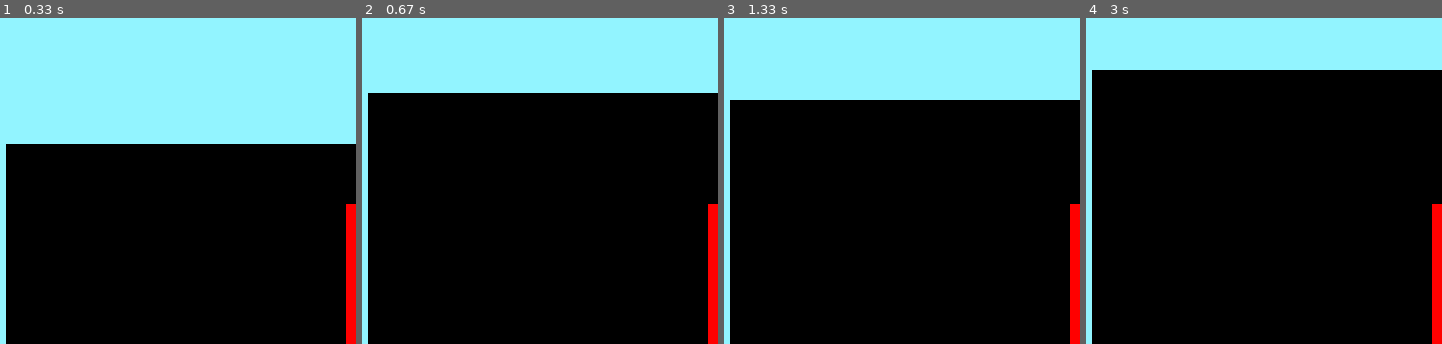
Above: before the commit, frames 1-4 (left to right).
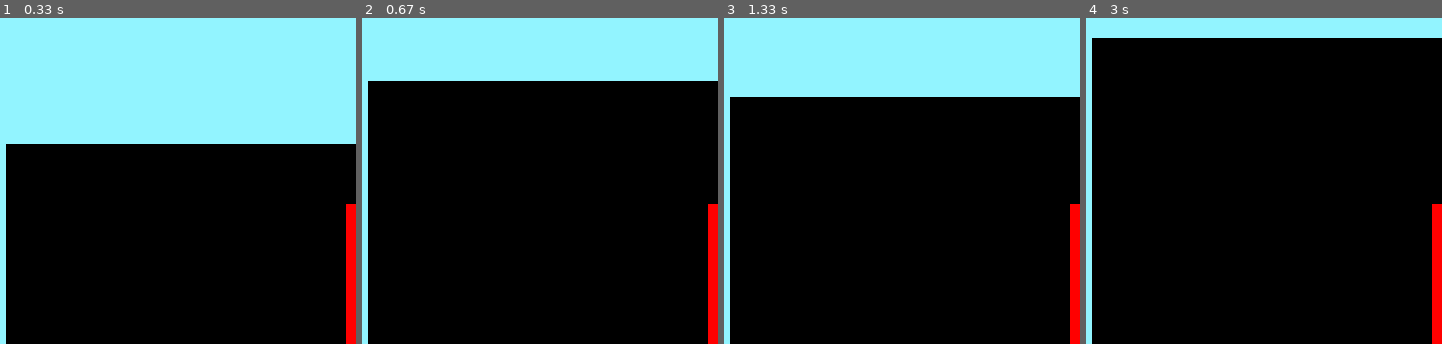
Above: after the commit, the same moments.

Repository: Spacha/Pygame
Game: pygame game, started from Friction/original.py
The game is run twice, just before and just after one commit, with the same random seed, the same clock (stepped at 60 frames per second) and the same inputs.
Inputs:
- Up to frame 1 (0.33 s): no input
- Up to frame 2 (0.67 s): hold Up from 0.33 s (still down)
- Up to frame 3 (1.33 s): release Up at 0.8 s; hold Down 0.83-1.13 s; hold Up from 1.17 s (still down)
- Up to frame 4 (3 s): release Up at 1.53 s; hold Down 1.57-1.93 s; hold Up 1.97-2.27 s; hold Down 2.3-2.6 s; hold Up from 2.63 s (still down)

Frame 1 is identical in both runs. In frame 2, 3.6% of the frame differs, in the area x 1-100%, y 19-24%; in frame 3, 0.9%; in frame 4, 9.7%, in the area x 1-100%, y 6-16%.

Commit message:
Worms demo basics

Diff:
--- a/Friction/original.py
+++ b/Friction/original.py
@@ -2,6 +2,11 @@
 from random import randint
 import pygame
 from pygame.locals import *
+
+import matplotlib
+import matplotlib.pyplot as plt
+import numpy as np
+
 pygame.init()
 
 
@@ -27,11 +32,37 @@
 missile_rect = pygame.Rect(missile_loc[0], missile_loc[1], missile.get_width(), missile.get_height())
 
 drag = 0.0
-def vertical_velocity():
+def vertical_velocity_nonlinear():
     global force, drag
     vel =  force / (drag + 1)
     drag += 0.05
     return vel
+
+def vertical_velocity_linear():
+    global force, drag
+    vel = force + (1-1/4*drag)
+    vel = vel if (vel >= 0) else 0.0
+    drag += 0.05
+    return vel
+
+v1 = np.zeros(100)
+v2 = np.zeros(100)
+t = np.arange(100)
+
+for i in range(100):
+    v1[i] = vertical_velocity_nonlinear()
+
+drag = 0.0
+
+for i in range(100):
+    v2[i] = vertical_velocity_linear()
+
+fig, ax = plt.subplots(2)
+ax[0].plot(t, v1)
+ax[1].plot(t, v2)
+plt.show()
+
+
 
 go = True
 while go:
@@ -46,9 +77,9 @@
     # player_location[1] *= friction
 
     if up == True:
-        player_location[1] -= vertical_velocity()
+        player_location[1] -= vertical_velocity_linear()
     if down == True:
-        player_location[1] += vertical_velocity()
+        player_location[1] += vertical_velocity_linear()
 
     for event in pygame.event.get():
         if event.type == QUIT:
--- /dev/null
+++ b/Worms/main.py
@@ -0,0 +1,392 @@
+from PIL import Image
+import pygame as pg
+from pygame.math import Vector2 as Vector
+import numpy as np
+import time
+import sys
+
+CLR_WHITE     = (255,255,255)
+CLR_BLACK     = ( 0 , 0 , 0 )
+CLR_BLUE      = ( 0 , 0 ,255)
+CLR_SKY_BLUE  = (112,197,255)
+
+"""
+	This class takes care of game mechanics including the physics.
+"""
+class Game():
+	def __init__(self, scr_size, fps):
+		self.scr_size = scr_size
+		self.fps = fps
+		self.gravity = 0.3
+
+		# Init pygame
+		pg.init()
+		self.scr = pg.display.set_mode(self.scr_size)
+		pg.display.set_caption("Worms!")
+		self.clock = pg.time.Clock()
+
+		# Graphics stuff
+		self.background_clr = CLR_SKY_BLUE
+		self.font_main = pg.font.SysFont('segoeui', 26)
+
+		# World settings
+		self.ground = None
+		self.objects = []
+
+		self.delta = self.fps
+
+	def update(self):
+		"""
+			This is called once per frame. Takes care of updating the simple "physics".
+		"""
+		for obj in self.objects:
+			obj.update() # start by calculating the new position
+
+
+			# check ground collisions (you could check other collisions here, too)
+			if not obj.static:
+				# limit horizontal movement
+				if obj.left() <= 0:
+					obj.position.x = obj.width / 2
+				elif obj.right() >= self.scr_size[1]:  # TODO: use world coordinates
+					obj.position.x = self.scr_size[1] - obj.width / 2
+
+				self.check_ground(obj)
+
+	def check_ground(self, obj):
+		"""
+			Checks if given object is on (or below) the ground and keeps it on the surface.
+			Since we are not using real time-based physics but simple "frame-based",
+			the accelerations and such are not 100% correct.
+		"""
+		ground_h = self.ground.height_at(obj.position.x)
+
+		# if the object is on (or below) the surface
+		if obj.bottom() >= (ground_h + self.ground.sink):
+			obj.position.y = ground_h - obj.height + self.ground.sink
+
+			if not obj.on_ground:
+				obj.on_ground = True
+		else:
+			obj.velocity.y += self.gravity # gravity pulls the object down
+
+			# little treshold, objects 1 pixel above ground
+			# are still considered to be on the ground
+			if (ground_h - obj.bottom() > 1):
+				if obj.on_ground:
+					obj.on_ground = False
+
+	def draw(self):
+		# clear the screen
+		self.scr.fill(self.background_clr)
+
+		# draw game objects
+		for obj in self.objects:
+			obj.draw(self.scr)
+
+
+		# draw the top layer (e.g. UI elements)
+		x,y,m = 0,10,10
+		x,y = self.ui_write(" Worms! ", 10, y+m)
+
+		player = self.get_object('Player')
+		if player is not None:
+			x,y = self.ui_write(" On ground: {} ".format("Yes" if player.on_ground else "No"), 10, y+m)
+
+		self.ui_write(" FPS: {} ".format(self.actual_fps()), 10, y+m)
+
+	def get_object(self, label):
+		"""
+			Get an object by label. If not found, None is returned.
+		"""
+		for obj in self.objects:
+			if obj.label == label:
+				return obj
+		return None
+
+
+	def ui_write(self, text_str, x, y):
+		"""
+			A small helper to write UI text on the screen.
+			Returns the x and y coordinates of the bottom right
+			corner if the text to help write multiple rows/columns.
+		"""
+		text = self.font_main.render(text_str, True, CLR_BLACK, CLR_WHITE)
+		text_rect = text.get_rect()
+		text_rect.left = x
+		text_rect.top  = y
+
+		self.scr.blit(text, text_rect)
+
+		return (text_rect.right, text_rect.bottom)
+
+	def tick(self):
+		self.delta = self.clock.tick(self.fps)
+
+	def set_ground(self, ground):
+		"""
+			Sets given object as ground. Only one
+			ground can exist (old one is overwrited).
+		"""
+		self.add_obj(ground)
+		self.ground = ground
+
+	def add_obj(self, obj):
+		"""
+			Add a new game object to the game (player, ground, npc's...).
+		"""
+		self.objects.append(obj)
+
+	def actual_fps(self):
+		return round(self.clock.get_fps(), 2)
+
+
+"""
+	This is a class that is the basis of a game object. Use
+	this as a parent when creating new types of game objects.
+"""
+class GameObject():
+	def __init__(self, label, static=False):
+		self.position = Vector(0, 0)
+		self.velocity = Vector(0, 0)
+		self.label = label
+		self.static = static
+
+		self.width = 0
+		self.height = 0
+
+		self.on_ground = False
+
+	def update(self):
+		"""
+			The game calls this method. This takes care of updating
+			all the game-object-specific physics.
+		"""
+		if not self.static:
+			self.position.x = int(self.position.x + self.velocity.x)
+			self.position.y = int(self.position.y + self.velocity.y)
+
+	def bottom(self):
+		"""
+			Return the position of the bottom of the object
+			(used in ground collision detection).
+		"""
+		return int(self.position.y + self.height)
+
+
+"""
+	This is a game object that is meant to be controlled by the user.
+"""
+class Player(GameObject):
+	def __init__(self, x, y, height, width, clr):
+		# construct the parent
+		GameObject.__init__(self, 'Player')
+
+		self.max_velocity = 2.5
+		self.jump_strength = 5.0
+
+		self.height = height
+		self.width = width
+		self.color = clr
+
+		self.position.x = x
+		self.position.y = y
+
+		bounding_box = pg.Rect(-width / 2, -height / 2, width, height)
+		self.set_bounding_box(bounding_box)
+
+		# Instructions
+		self._move_left = False
+		self._move_right = False
+
+	def set_bounding_box(self, bounding_box):
+		self.bounding_box = bounding_box
+
+		#if type(bounding_box) is Point:
+		# 	Pointy 'bounding box', such as one used with small projectiles,
+		# 	doesn't need complex geometry. Collision is based on point overlap.
+		#else:
+		# add shortcuts to edge positions for convenience
+		self.l_left 			= bounding_box.left
+		self.l_right 			= bounding_box.right
+		self.l_top 				= bounding_box.top
+		self.l_bottom 			= bounding_box.bottom
+
+		self.l_top_left 		= Vector(self.l_left, self.l_top)
+		self.l_top_right 		= Vector(self.l_right, self.l_top)
+		self.l_bottom_left 		= Vector(self.l_left, self.l_bottom)
+		self.l_bottom_right 	= Vector(self.l_right, self.l_bottom)
+
+	def left(self):  		# left edge position in world coordinates
+		return self.position.x + self.l_left
+	def right(self):  		# right edge position in world coordinates
+		return self.position.x + self.l_right
+	def top(self):  		# top edge position in world coordinates
+		return self.position.x + self.l_top
+	def bottom(self):  		# bottom edge position in world coordinates
+		return self.position.x + self.l_bottom
+	def top_left(self): 	# top-left corner position in world coordinates
+		return self.position + self.l_top_left
+	def top_right(self): 	# top-right corner position in world coordinates
+		return self.position + self.l_top_right
+	def bottom_left(self): 	# bottom-left corner position in world coordinates
+		return self.position + self.l_bottom_left
+	def bottom_right(self):	# bottom-right corner position in world coordinates
+		return self.position + self.l_bottom_right
+
+	def draw(self, scr):
+		"""
+			Draw the object. This is different for each
+			game object (rectangle, sprite, ball...).
+		"""
+		pg.draw.rect(scr, self.color, self.rect())
+
+	def rect(self):
+		"""
+			Return the pgame Rect object for the object.
+		"""
+		return pg.Rect(self.position.x, self.position.y, self.width, self.height)
+
+	# Controls
+	# TODO: use setters
+	def move_left(self, move=True):
+		self.velocity.x += (-1 if move else 1)*self.max_velocity
+
+	def move_right(self, move=True):
+		self.velocity.x += (1 if move else -1)*self.max_velocity
+
+	def jump(self):
+		# player can only jump if it's on the ground
+		if self.on_ground:
+			self.velocity.y = -self.jump_strength
+
+
+"""
+	This is a game object that is meant to be the ground. It's static so
+	gravity doesn't affect it. The ground is formed from an image that
+	has R, B, G, and alpha channels. Transparent pixels are ignored
+	in collision detection.
+"""
+class Ground(GameObject):
+	def __init__(self, x=0, y=0):
+		# construct the parent
+		GameObject.__init__(self, 'Slope', static=True)
+
+		self.position.x = x
+		self.position.y = y
+
+		# the image that represents the ground
+		IMG_FILENAME = "map1.png"
+		self.sprite = pg.image.load(IMG_FILENAME)
+		self.bitmap = Image.open(IMG_FILENAME)
+		self.img_to_map()
+
+		self.sink = 2 		# how much the ground should give up
+
+	def draw(self, scr):
+		"""
+			Draw the original image.
+		"""
+		scr.blit(self.sprite, (self.position.x, self.position.y))
+
+	def height_at(self, x):
+		"""
+			Returns the ground height at given x coordinate.
+			Principle:
+				1. Check that the given coordinate lays somewhere within the ground.
+				2. The corresponding height value is available in the height map
+				   that is generated during startup.
+		"""
+		x_idx = x - self.position.x
+
+		# object is outside the slope, cannot collide
+		if x_idx < 0 or x_idx > (len(self.height_map) - 1):
+			return 0
+
+		# get the height value from the height map and add the ground offset value
+		return self.position.y + self.height_map[x_idx]
+
+	def img_to_map(self):
+		"""
+			This is the whole point of this game. This converts the given image
+			(should be loaded to self.bitmap as array).
+		"""
+
+		bitmap = np.array(self.bitmap)
+
+		# last element of each pixel value (= alpha) > 0 => True
+		bitmap = bitmap[:,:,-1] > 20
+
+		# initialize an empty array for the final height map
+		self.height_map = np.zeros(bitmap.shape[1], dtype=int)
+		for x, col in enumerate(bitmap.T):
+			for y, is_ground in enumerate(col): #
+
+				# First ground pixel found (=surface)! Save the location
+				# to the 'height map' and move to the next column.
+				if is_ground:
+					self.height_map[x] = int(y)
+					break
+
+
+# -------------------------------
+#         INIT THE GAME
+# -------------------------------
+FPS = 100.0
+SCR_SIZE = (700, 600)
+
+game = Game(SCR_SIZE, FPS)
+
+# make the player
+player = Player(100, 200, 10, 10, CLR_BLUE)
+game.add_obj(player)
+
+# make the ground
+ground = Ground(0, 300)
+game.set_ground(ground)
+
+exit = False
+while not exit:
+	loop_start_time = time.time()
+
+	# -------------------------------
+	#         Handle Events
+	# -------------------------------
+
+	for event in pg.event.get():
+		if event.type == pg.QUIT:
+			exit = True
+		if event.type == pg.KEYDOWN:
+			# emergency exit
+			if event.key == pg.K_q:
+				exit = True
+			if event.key == pg.K_SPACE:
+				player.jump()
+			if event.key == pg.K_LEFT:
+				player.move_left(True)
+			if event.key == pg.K_RIGHT:
+				player.move_right(True)
+
+		if event.type == pg.KEYUP:
+			if event.key == pg.K_LEFT:
+				player.move_left(False)
+			if event.key == pg.K_RIGHT:
+				player.move_right(False)
+
+	# -------------------------------
+	#         Update Game
+	# -------------------------------
+
+	game.update()
+
+	# -------------------------------
+	#         Draw Graphics
+	# -------------------------------
+
+	game.draw()
+	pg.display.update()
+
+	game.tick()
+
+pg.quit()
+sys.exit()
Binary file added: Worms/map1.png
